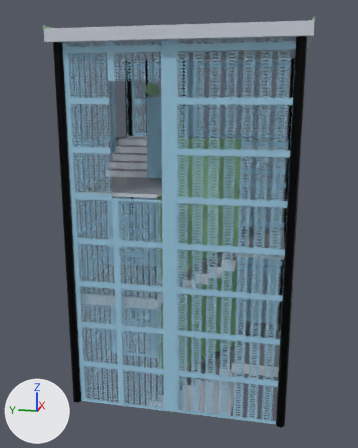
One commit to the glTF model godot/assets/models/tt_slide_tower_t2.glb: the scene before it, then after it.
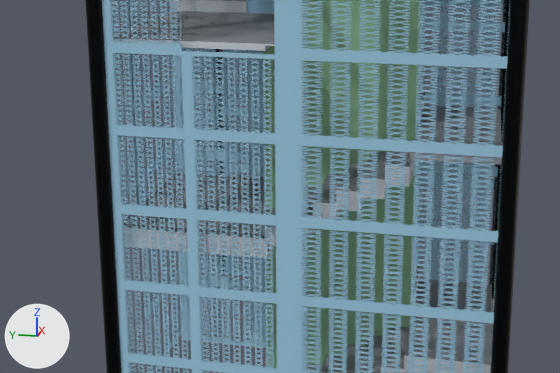
The first picture shows the older version from a 50 mm camera at (-12.36, -2.09, 6.98) aimed at (-0.15, 0.35, 3.93). The close-ups show the older and then the newer version on the part from 4% to 88% of the width and 38% to 83% of the height of that picture. Only the edits that show in the close-ups are written down. Arrows for +X, +Y and +Z are at lower left; the lights stay in place. Objects named as collision shapes, trigger or cutter boxes, shadow casters or lower levels of detail are left out.

Script lines for the objects in view, before the commit:
```python
me_spine_wall = bpy.data.meshes.new('Spine_Wall')
me_spine_wall.from_pydata(...)  # 20 vertices, 32 faces; spans x -1.25..-1.15, y -1.27..0.68, z 0.0..6.2
me_spine_wall.materials.append(mat_tt_leaf)  # greyish green #8ebc94
me_stair_cast = bpy.data.meshes.new('Stair_Cast')
me_stair_cast.from_pydata(...)  # 346 vertices, 576 faces; spans x -2.3..1.02, y -2.3..2.3, z 0.0..5.81
me_stair_cast.materials.append(mat_tt_whitecomposite)
me_treads_slate = bpy.data.meshes.new('Treads_Slate')
me_treads_slate.from_pydata(...)  # 358 vertices, 576 faces; spans x -2.3..1.02, y -2.3..2.3, z 0.16..5.82
me_treads_slate.materials.append(mat_tt_stairslate)  # grey #848990
ob_spine_wall = bpy.data.objects.new('Spine_Wall', me_spine_wall)
ob_spine_wall.location = (0.0, 0.0, 0.0)
ob_stair_cast = bpy.data.objects.new('Stair_Cast', me_stair_cast)
ob_stair_cast.location = (0.0, 0.0, 0.0)
ob_treads_slate = bpy.data.objects.new('Treads_Slate', me_treads_slate)
ob_treads_slate.location = (0.0, 0.0, 0.0)
# also in view: 'Enclosure_Scissor' at (0.0, 0.0, 4.07); 'Columns' at (0.0, 0.0, 4.08)
```
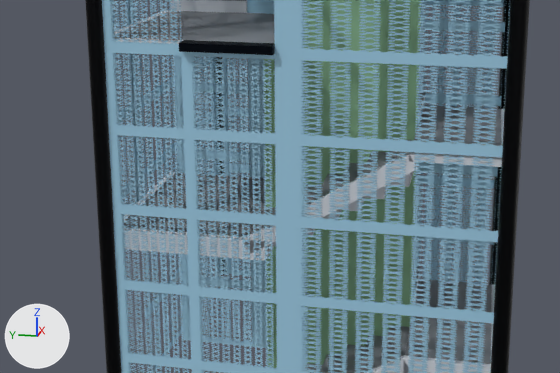
Pixel boxes [x1, y1, x2, y2] of what changed, in the close-ups (560 x 373 px):
```json
{"object": "Edge_Infill", "change": "added", "after": [114, 11, 505, 373]}
{"object": "Gate_Threshold", "change": "added", "after": [179, 40, 275, 55]}
{"object": "Stair_Cast", "change": "unchanged, covered by the edit", "before": [116, 0, 502, 373], "after": [170, 0, 502, 350]}
```

Edits to the scene script, one JSON object a line:
```json
{"op": "add", "block": "me_gate_threshold", "code": ["me_gate_threshold = bpy.data.meshes.new('Gate_Threshold')", "me_gate_threshold.from_pydata(...)  # 10 vertices, 16 faces; spans x -2.498..-2.301, y 0.262..1.358, z 5.002..5.1", "me_gate_threshold.materials.append(mat_tt_stairgunmetal)"]}
{"op": "add", "block": "me_edge_infill", "code": ["me_edge_infill = bpy.data.meshes.new('Edge_Infill')", "me_edge_infill.from_pydata(...)  # 142 vertices, 240 faces; spans x -2.39..2.39, y -2.39..2.39, z 0.01..6.0", "me_edge_infill.materials.append(mat_tt_whitecomposite)"]}
{"op": "add", "block": "ob_gate_threshold", "code": ["ob_gate_threshold = bpy.data.objects.new('Gate_Threshold', me_gate_threshold)", "ob_gate_threshold.location = (0.0, 0.0, 0.0)"]}
{"op": "add", "block": "ob_edge_infill", "code": ["ob_edge_infill = bpy.data.objects.new('Edge_Infill', me_edge_infill)", "ob_edge_infill.location = (0.0, 0.0, 0.0)"]}
```
